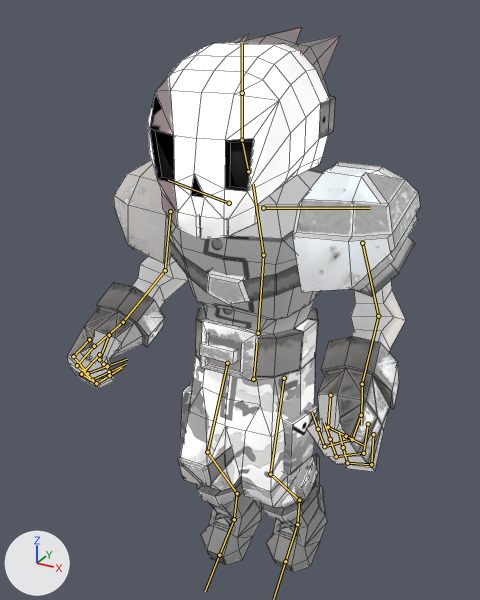
The FBX model Vochap/Assets/Models/Vochap/Animation/vochap_anim_walk1.fbx, before and after one commit.
One viewpoint serves both versions: a 50 mm lens placed at (4.9, -9.16, 10.66), pointed at (-0.26, 0.22, 5.97). Every picture has the same lights, and +X, +Y and +Z are marked at lower left. Both versions are drawn at frame 14 of the action 'vochapMR|vochapMRAction'; the numbers are the values there. The bones that bend it are drawn over the model as lines. Mesh edges are drawn as thin lines.

In view in the first picture: 'vochapDT'.
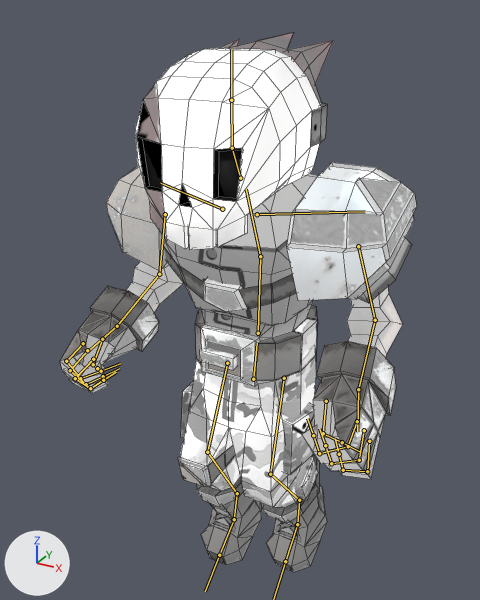
What differs and where, as boxes [x1, y1, x2, y2] in the pictures (480 x 600 px):
'vochapDT', posed: before [67, 28, 420, 572]; after [60, 32, 417, 572]
bone 'spine', root to tip: before (258, 333) to (263, 255); after (258, 333) to (260, 256)
bone 'head', root to tip: before (242, 140) to (242, 93); after (232, 148) to (231, 100)
bone 'upper_arm.L', root to tip: before (362, 243) to (378, 316); after (358, 246) to (375, 320)
bone 'upper_arm.R', root to tip: before (170, 211) to (165, 270); after (165, 214) to (159, 274)

What the commit changed:
Bone 'spine' (bone_spine) turns from (-5, 0, 0) to (0, 0, 0) degrees about its own x, y and z.
Bone 'head' (bone_head) turns from (-14, 0, 0) to (-19, 0, 0) degrees about its own x, y and z.
Bone 'upper_arm.L' (bone_upper_arm_l) turns from (0, -1, -27) to (5, -2, -28) degrees about its own x, y and z.
Bone 'upper_arm.R' (bone_upper_arm_r) turns from (0, 0, 28) to (5, 1, 28) degrees about its own x, y and z.
